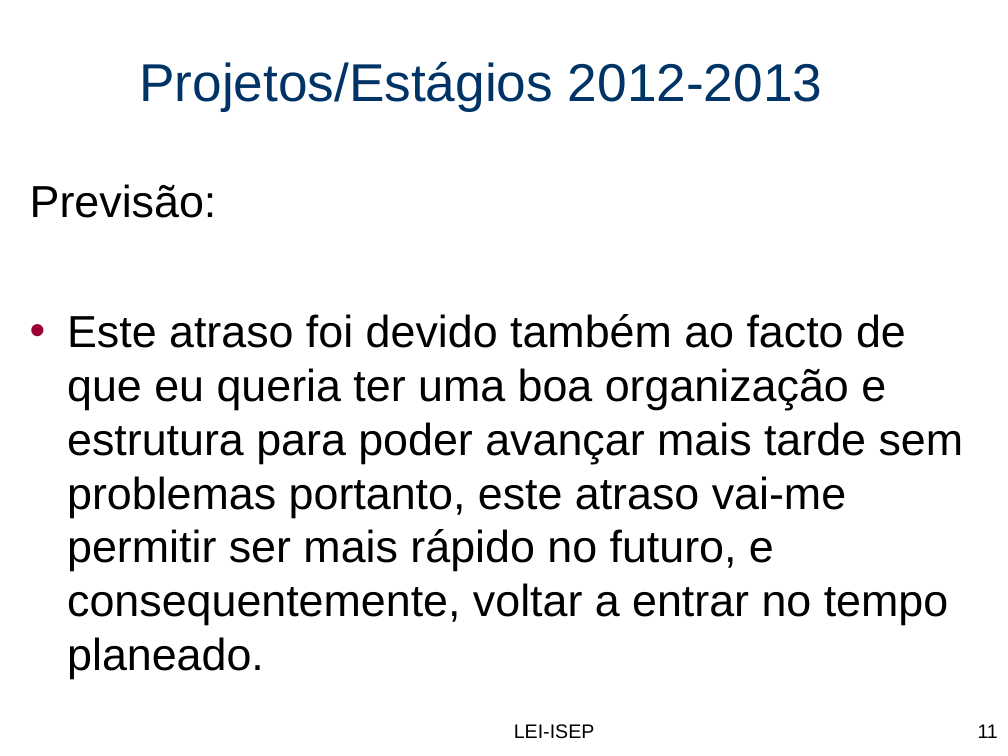
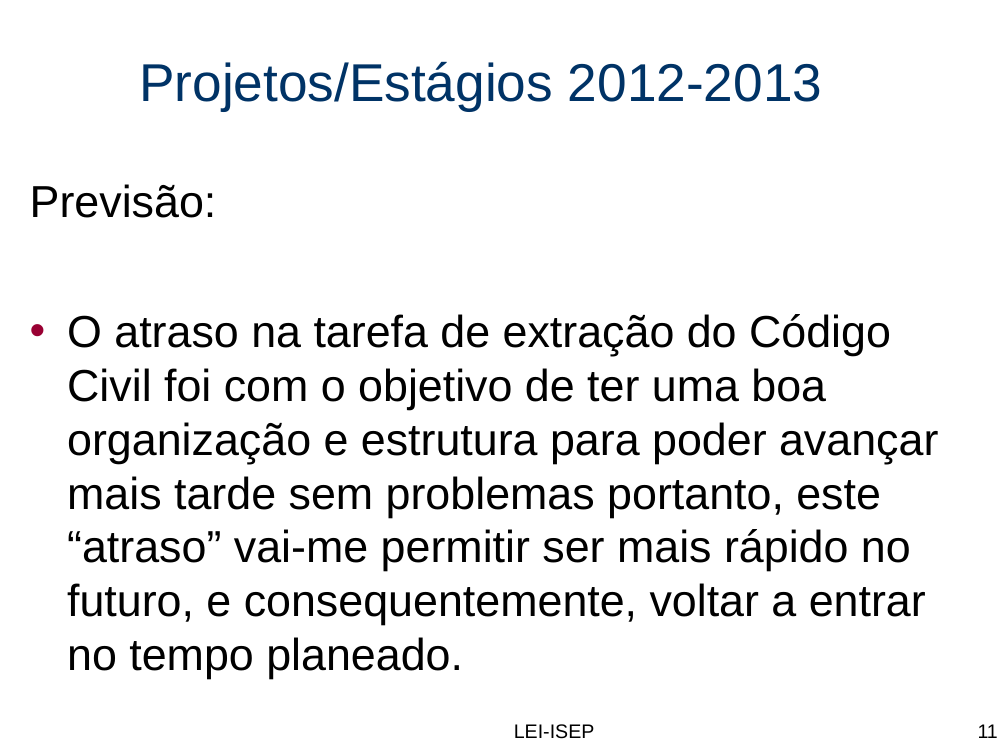
Before and after one commit to ctmartinez1992/RightsManagement, a slide deck: slide 11 of Progresso/PESTI_Ponto_Situação.ppt. Drawn at 1008x756 pixels with LibreOffice and Linux fonts; fonts in the diff are those of the drawing; background and template pictures are left out. Boxes give left, top, right and bottom in pixels: in the first picture for what was removed or moved away, otherwise in the second. Text is boxed around its words. In the diff, an @@ line names an element or a change of style, - is before the commit and + after.

```diff
--- a/Progresso/PESTI_Ponto_Situação.ppt
+++ b/Progresso/PESTI_Ponto_Situação.ppt
@@ text at box(67, 314, 938, 679): text changed @@
-• Este atraso foi devido também ao facto de que eu queria ter uma boa organização e estrutura para poder avançar mais tarde sem problemas portanto, este atraso vai-me permitir ser mais rápido no futuro, e consequentemente, voltar a entrar no tempo planeado.
+• O atraso na tarefa de extração do Código Civil foi com o objetivo de ter uma boa organização e estrutura para poder avançar mais tarde sem problemas portanto, este “atraso” vai-me permitir ser mais rápido no futuro, e consequentemente, voltar a entrar no tempo planeado.
```
Also in this commit, not shown: 7 other slides changed, 54 other files.
